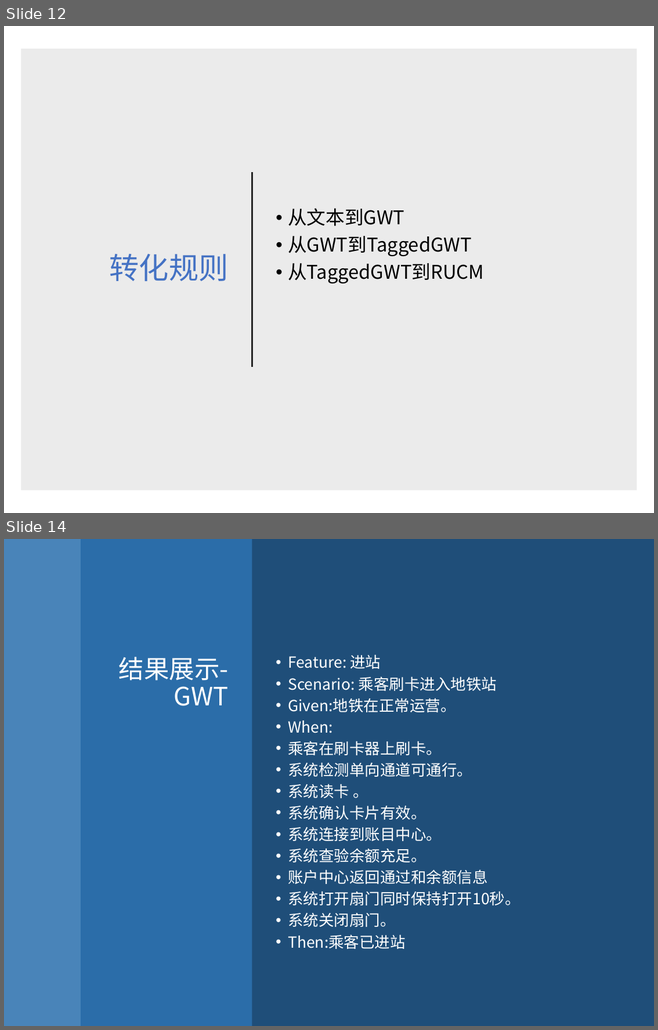
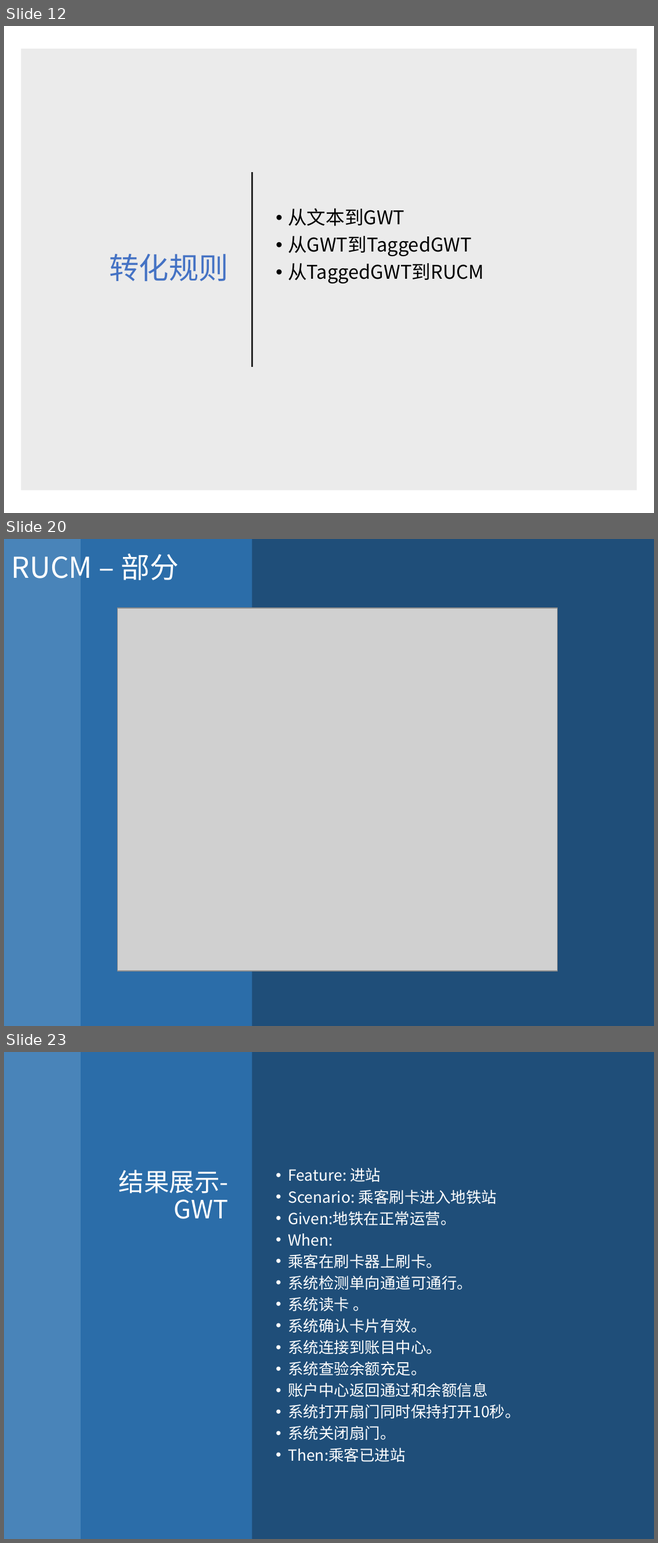
Before and after one commit to PatrickZad/AISRED, a slide deck: TEAM演示.pptx. Shown one above the other, each under a label of ours: slides 12 and 14 before the commit, slides 12, 20 and 23 after it; the slides between them are not shown. The pictures are 658x1030 and 658x1543 pixels, drawn with LibreOffice and Linux fonts; fonts in the diff are those of the drawing; grey boxes stand for pictures. Boxes give left, top, right and bottom in pixels: in the first picture for what was removed or moved away, otherwise in the second. Text is boxed around its words. In the diff, an @@ line names an element or a change of style, - is before the commit and + after.

```diff
--- a/TEAM演示.pptx
+++ b/TEAM演示.pptx
@@ slide 20 added at [4,539,654,1026], background #1F4E79 @@
@@ rectangle added at [4,539,81,1026], fill #5B9BD5 at 70% opacity @@
@@ text added at [12,553,179,580], 32 pt, text #FFFFFF @@
+RUCM – 部分
@@ rectangle added at [81,539,252,1026], fill #2E75B6 at 80% opacity @@
@@ picture added at [117,608,557,971] @@
@@ what was slide 14 is now slide 23 @@
```
Also in this commit, not shown: 3 slides changed, 8 other slides added, 2 other files.
